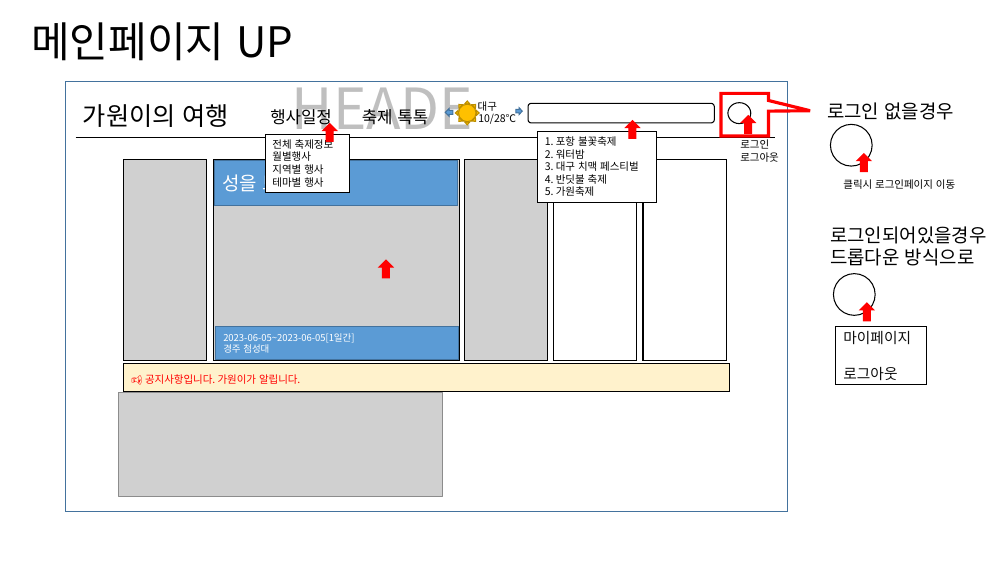
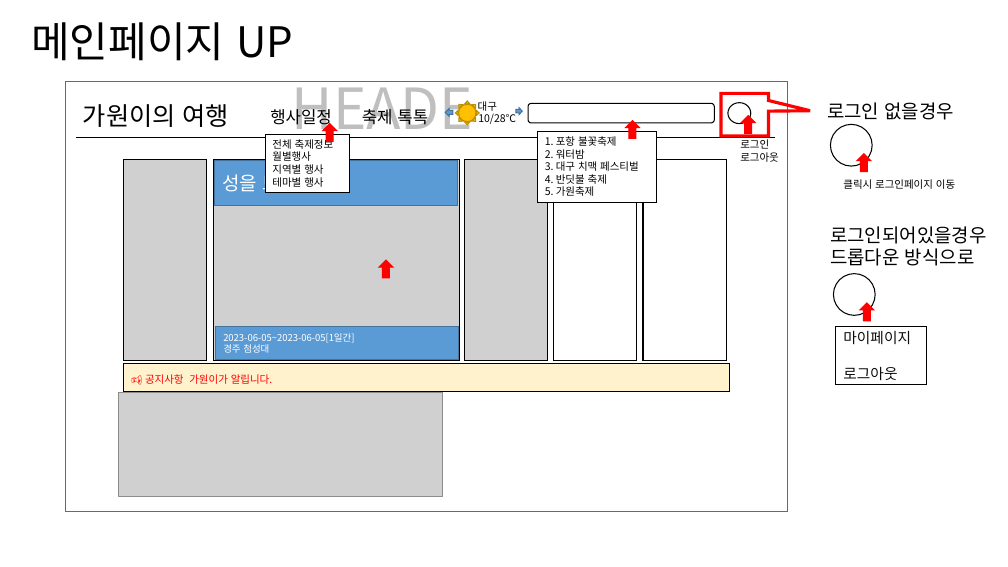
Before and after one commit to PHP-506-1-FESTIVAL/prototype, a slide deck: slide 1 of docs/pagesketch.pptx. Drawn at 1008x567 pixels with LibreOffice and Linux fonts; fonts in the diff are those of the drawing; grey boxes stand for pictures. Boxes give left, top, right and bottom in pixels: in the first picture for what was removed or moved away, otherwise in the second. Text is boxed around its words. In the diff, an @@ line names an element or a change of style, - is before the commit and + after.

```diff
--- a/docs/pagesketch.pptx
+++ b/docs/pagesketch.pptx
@@ text at <box>145,374,272,384</box>: text changed @@
-📢 공지사항입니다. 가원이가 알립니다.
+📢 공지사항 가원이가 알립니다.
```
Also in this commit, not shown: 1 other slide changed.
